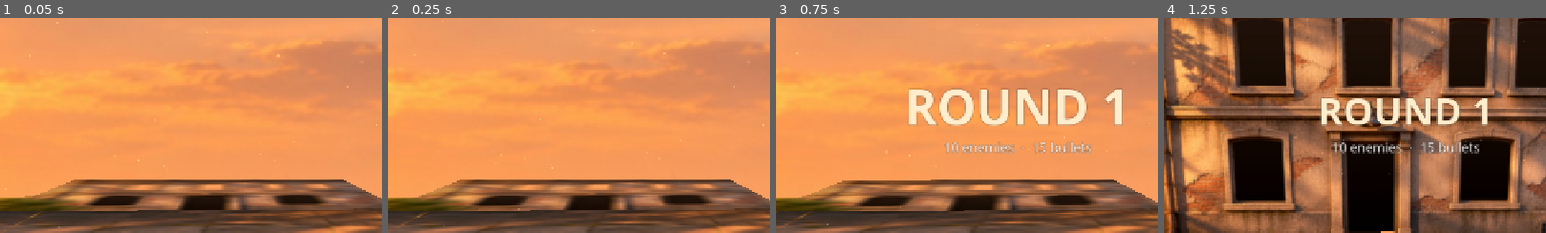
Above: before the commit, frames 1-4 (left to right).
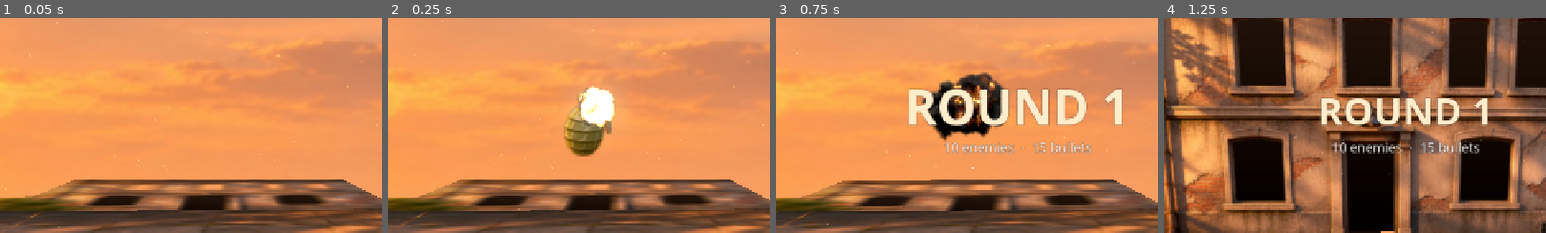
Above: after the commit, the same moments.

Repository: thebiz/shooter-godot
Game: Godot game, scene res://main.tscn
Same seed, same stepped clock (60 frames per second), same inputs: the game is played once before the commit and once after it.
Inputs (mouse positions are % of the whole screen's width and height, from its top left):
- Up to frame 1 (0.05 s): no input
- Up to frame 2 (0.25 s): no input
- Up to frame 3 (0.75 s): move the mouse to (72, 45) at 0.52 s; click (72, 45) at 0.67 s
- Up to frame 4 (1.25 s): no input
The pictures show only the part of the screen within x 18-68%, y 17-67%; the shares and areas given below are measured in that part.

Frame 1 is identical in both runs. In frame 2, 3.1% of the frame differs, in the area x 46-60%, y 31-65%; in frame 3, 3.7%, in the area x 38-60%, y 25-71%; in frame 4, nothing differs.

Commit message:
Rundenwechsel als klarer Moment, Effekte vorwärmen gegen Ruckler
- Runde geschafft: alle Gegner klappen weg, ROUND n wird eingeblendet,
  nach knapp einer Sekunde Nachlade-Geräusch und volle Waffe, dann geht's weiter
- beim Titelbild werden alle Effekte einmal unsichtbar hinter der Fassade gezündet
  (Explosionen, Funken, Staub, Mündungsfeuer, Einschusslöcher, Texte, Figuren),
  damit beim ersten Auftreten nichts hängt
- Bild für die Treffer-Prüfung wird pro Figur nur noch einmal erstellt statt bei
  jedem Auftauchen; Texturen im Speicher gehalten

Co-Authored-By: Claude Opus 5.5 <noreply@anthropic.com>
Claude-Session: https://claude.ai/code/session_01G11QHcXWyic7Avf6KskEge

Diff:
--- a/main.gd
+++ b/main.gd
@@ -147,6 +147,11 @@
 var autotest = false
 var at_t = 0.0
 var at_step = 0
+var img_cache = {}
+var tex_cache = {}
+var warmed = false
+var break_t = 0.0           # Pause beim Rundenwechsel
+var break_reload = false
 var forcing = false
 
 
@@ -278,8 +283,14 @@
 
 
 # Eine Pappe: Bild auf einer Ebene, Drehpunkt unten in der Mitte
+func _tex(tex_name: String) -> Texture2D:
+	if not tex_cache.has(tex_name):
+		tex_cache[tex_name] = load("res://art/" + tex_name)
+	return tex_cache[tex_name]
+
+
 func _card(tex_name: String, w: float, pos: Vector3, kind: String, h: float = -1.0) -> Dictionary:
-	var tex: Texture2D = load("res://art/" + tex_name)
+	var tex: Texture2D = _tex(tex_name)
 	if h < 0:
 		h = w * tex.get_height() / float(tex.get_width())
 	var mi = MeshInstance3D.new()
@@ -296,13 +307,16 @@
 	pv.position = pos
 	add_child(pv)
 	pv.add_child(mi)
-	# kleine Kopie des Bildes für die Treffer-Prüfung (durchsichtige Stellen zählen nicht)
-	var img: Image = tex.get_image()
-	if img.is_compressed():
-		img.decompress()
-	img = img.duplicate()
-	if img.get_width() > 256:
-		img.resize(256, maxi(1, int(256.0 * img.get_height() / img.get_width())), Image.INTERPOLATE_BILINEAR)
+	# kleine Kopie des Bildes für die Treffer-Prüfung (durchsichtige Stellen zählen nicht), einmal pro Bild
+	var img: Image = img_cache.get(tex_name)
+	if img == null:
+		img = tex.get_image()
+		if img.is_compressed():
+			img.decompress()
+		img = img.duplicate()
+		if img.get_width() > 256:
+			img.resize(256, maxi(1, int(256.0 * img.get_height() / img.get_width())), Image.INTERPOLATE_BILINEAR)
+		img_cache[tex_name] = img
 	return {"pv": pv, "mi": mi, "mat": m, "img": img, "w": w, "h": h, "kind": kind, "t": 99.0, "delay": 0.0, "up": true}
 
 
@@ -909,6 +923,65 @@
 
 
 # ================================================================ Ablauf
+# Jeder Effekt einmal unsichtbar hinter der Fassade: das Handy bereitet dabei Shader und Partikel vor,
+# damit es beim ersten echten Schuss, Treffer oder der ersten Explosion nicht ruckelt
+func _warmup() -> void:
+	for n in ENEMY_TEX:
+		_tex(n + ".png")
+	for n in ["box.png", "box_mega.png"]:
+		_tex(n)
+	var p = Vector3(0.0, 3.0, FAC_Z - 1.6)
+	fx_k = 1.0
+	_fb_boom(p, 1.0)
+	for k in ["boom0", "boom1", "boom2", "smoke5"]:
+		var q = _fb_quad(k, p, 0.5)
+		q.visible = true
+		get_tree().create_timer(0.4).timeout.connect(q.queue_free)
+	_sparks(p, Vector3.UP, 4)
+	_dust(p, Vector3.UP, 3, Color(0.7, 0.6, 0.5), 0.3)
+	_chunks(p, Vector3.UP, 3, [Color(0.5, 0.4, 0.3), Color(0.6, 0.5, 0.4), Color(0.4, 0.3, 0.2)], 0.04)
+	_smoke(p, 2)
+	var fl = Sprite3D.new()
+	fl.texture = tex_flash
+	fl.billboard = BaseMaterial3D.BILLBOARD_ENABLED
+	fl.shaded = false
+	fl.position = p
+	add_child(fl)
+	get_tree().create_timer(0.4).timeout.connect(fl.queue_free)
+	_flash_light(p, 2.0, Color(1, 0.7, 0.4), 1.0)
+	var nd = Sprite3D.new()
+	nd.texture = tex_nade
+	nd.billboard = BaseMaterial3D.BILLBOARD_ENABLED
+	nd.shaded = false
+	nd.position = p
+	add_child(nd)
+	get_tree().create_timer(0.4).timeout.connect(nd.queue_free)
+	var hole = Sprite3D.new()
+	hole.texture = tex_hole
+	hole.shaded = true
+	hole.alpha_cut = SpriteBase3D.ALPHA_CUT_DISABLED
+	hole.position = p
+	add_child(hole)
+	get_tree().create_timer(0.4).timeout.connect(hole.queue_free)
+	var lb = Label3D.new()
+	lb.text = "+100"
+	lb.font = font
+	lb.font_size = 54
+	lb.outline_size = 14
+	lb.billboard = BaseMaterial3D.BILLBOARD_ENABLED
+	lb.modulate = Color(1, 1, 1, 0.01)
+	lb.pixel_size = 0.0001
+	lb.position = p
+	add_child(lb)
+	get_tree().create_timer(0.4).timeout.connect(lb.queue_free)
+	# eine Figur und eine Kiste einmal anlegen (Bild-Cache, Material)
+	for n in [ENEMY_TEX[0] + ".png", "box.png", "box_mega.png"]:
+		var c = _card(n, 0.5, p, "card")
+		get_tree().create_timer(0.4).timeout.connect(c.pv.queue_free)
+	for n in ENEMY_TEX:
+		_card(n + ".png", 0.1, p, "card").pv.queue_free()
+
+
 func _set_state(s: String) -> void:
 	state = s
 	st_t = 0.0
@@ -954,6 +1027,7 @@
 	round_kills = 0
 	out_t = -1.0
 	over_reason = ""
+	break_t = 0.0
 	_round_setup()
 	weapon = "pistol"
 	wpn_ammo = 0
@@ -989,14 +1063,28 @@
 
 
 func _round_clear() -> void:
+	if break_t > 0.0:
+		return
 	var left = ammo + reserve
 	var bonus = left * 50 + int(health) * 5
 	score += bonus
 	stage += 1
 	health = minf(100.0, health + 25.0)
-	_round_setup()
-	_show_msg("ROUND %d" % stage, "clear bonus +%d  ·  %d enemies  ·  %d bullets" % [bonus, round_goal, ammo + reserve], 2.8)
-	spawn_t = 3.0
+	var goal = 10 + (stage - 1) * 3
+	var pool = goal + maxi(3, 6 - stage)
+	_show_msg("ROUND %d" % stage, "clear bonus +%d  ·  %d enemies  ·  %d bullets" % [bonus, goal, pool], 2.6)
+	# kurze Ruhe: alle verschwinden, dann hört man das Nachladen und die Waffe ist voll
+	for e in enemies:
+		if e.state != "fall":
+			e.state = "hide"
+			e.t = 0.0
+	for pr in projs.duplicate():
+		if pr.kind == "enade":
+			_proj_remove(pr)
+	break_t = 2.6
+	break_reload = false
+	cover_time = 0.0
+	spawn_t = 0.6
 
 
 func _game_over() -> void:
@@ -1071,7 +1159,9 @@
 
 	match state:
 		"title":
-			pass
+			if not warmed and st_t > 0.15:
+				warmed = true
+				_warmup()
 		"intro":
 			if st_t > 1.6:
 				_set_state("play")
@@ -1090,6 +1180,13 @@
 
 
 func _play_update(dt: float) -> void:
+	if break_t > 0.0:
+		break_t -= dt
+		if not break_reload and break_t < 1.7:
+			break_reload = true
+			_round_setup()
+			_sfx("reload", 0.0, 0.0)
+		return
 	# Nachladen nur in Deckung
 	if cover and ammo < MAG and reserve > 0:
 		if reload_t <= 0:
@@ -1182,7 +1279,7 @@
 		_spawn_box(s, kills >= 5 and randf() < 0.15)
 		return
 	var ti = randi() % ENEMY_TEX.size()
-	var tex: Texture2D = load("res://art/" + ENEMY_TEX[ti] + ".png")
+	var tex: Texture2D = _tex(ENEMY_TEX[ti] + ".png")
 	var w = ENEMY_H * tex.get_width() / float(tex.get_height())
 	var c = _card(ENEMY_TEX[ti] + ".png", w, s.pos, "card", ENEMY_H)
 	c.merge({"slot": s, "state": "appear", "t": 0.0, "aim": _diff_aim() * randf_range(0.85, 1.2), "shots": 1 + (1 if stage >= 2 and randf() < 0.35 else 0), "gun_v": GUN_V[ti], "mode": s.mode, "seen": 0.0, "side": -1.0 if randf() < 0.5 else 1.0, "voice": ["A", "B", "C", "D"][randi() % 4]}, true)
@@ -1320,7 +1417,7 @@
 			break
 	_float_text(point + Vector3(0, 0.25, 0.1), ("HEADSHOT  +%d" if head else "+%d") % pts, head)
 	round_kills += 1
-	if round_kills >= round_goal and state == "play":
+	if round_kills == round_goal and state == "play" and break_t <= 0.0:
 		get_tree().create_timer(0.9).timeout.connect(func():
 			if state == "play":
 				_round_clear())
@@ -1365,7 +1462,8 @@
 						e.t = 0.0
 					continue
 				e.seen += dt
-				if state != "play":
+				if state != "play" or break_t > 0.0:
+					e.t = minf(e.t, e.aim * 0.5)
 					continue
 				if e.t >= e.aim:
 					_enemy_fire(e)
